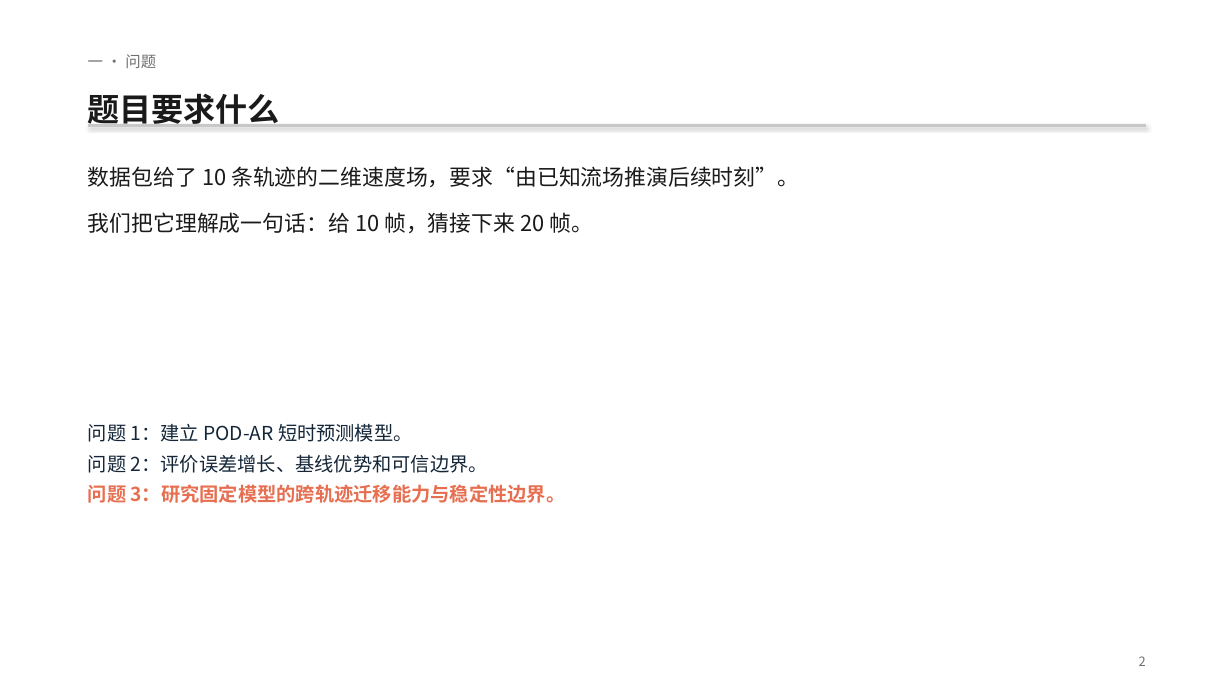
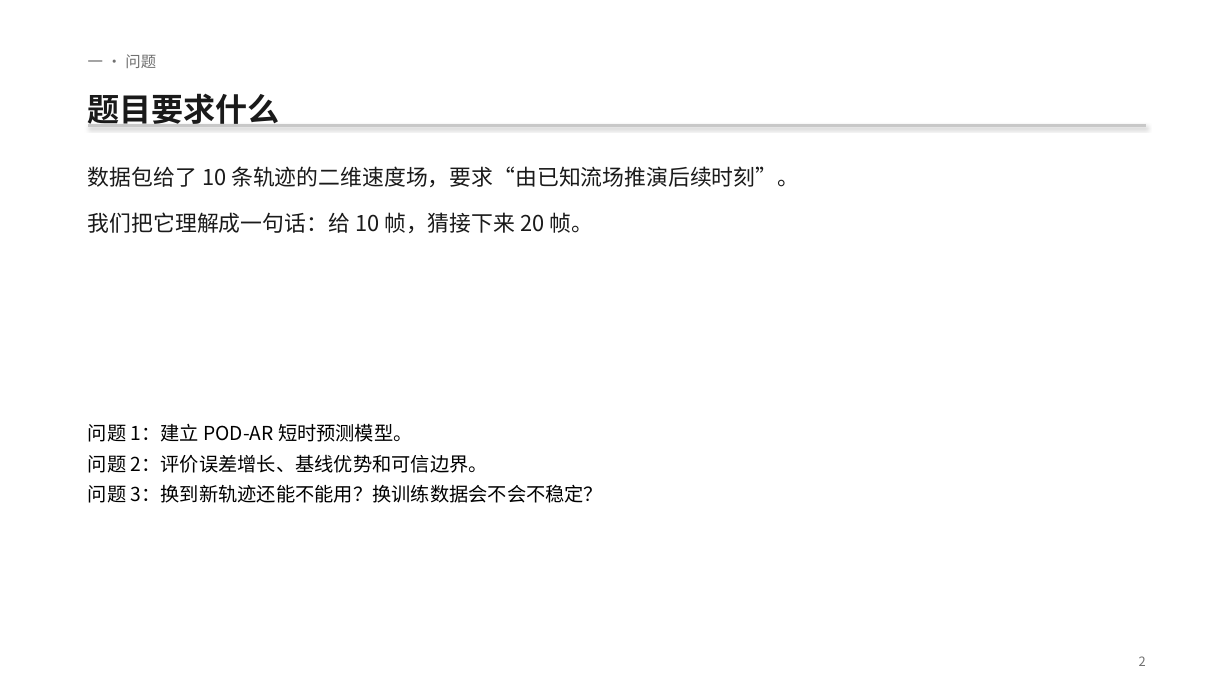
Before and after one commit to tuofeilun711/-A-, a slide deck: slide 2 of deliverables/A题_POD-AR_答辩汇报.pptx. Drawn at 1232x693 pixels with LibreOffice and Linux fonts; fonts in the diff are those of the drawing. Boxes give left, top, right and bottom in pixels: in the first picture for what was removed or moved away, otherwise in the second. Text is boxed around its words. In the diff, an @@ line names an element or a change of style, - is before the commit and + after.

```diff
--- a/deliverables/A题_POD-AR_答辩汇报.pptx
+++ b/deliverables/A题_POD-AR_答辩汇报.pptx
@@ text at <box>88,424,488,473</box>: text colour #142638 to #000000 in "问题 1：建立 POD-AR 短时预测模型。", "问题 2：评价误差增长、基线优势和可信边界。" @@
@@ text at <box>88,484,604,503</box>: text changed; text colour #E76F51 to #000000; bold off @@
-问题 3：研究固定模型的跨轨迹迁移能力与稳定性边界。
+问题 3：换到新轨迹还能不能用？换训练数据会不会不稳定？
```
Also in this commit, not shown: 3 other slides changed.
